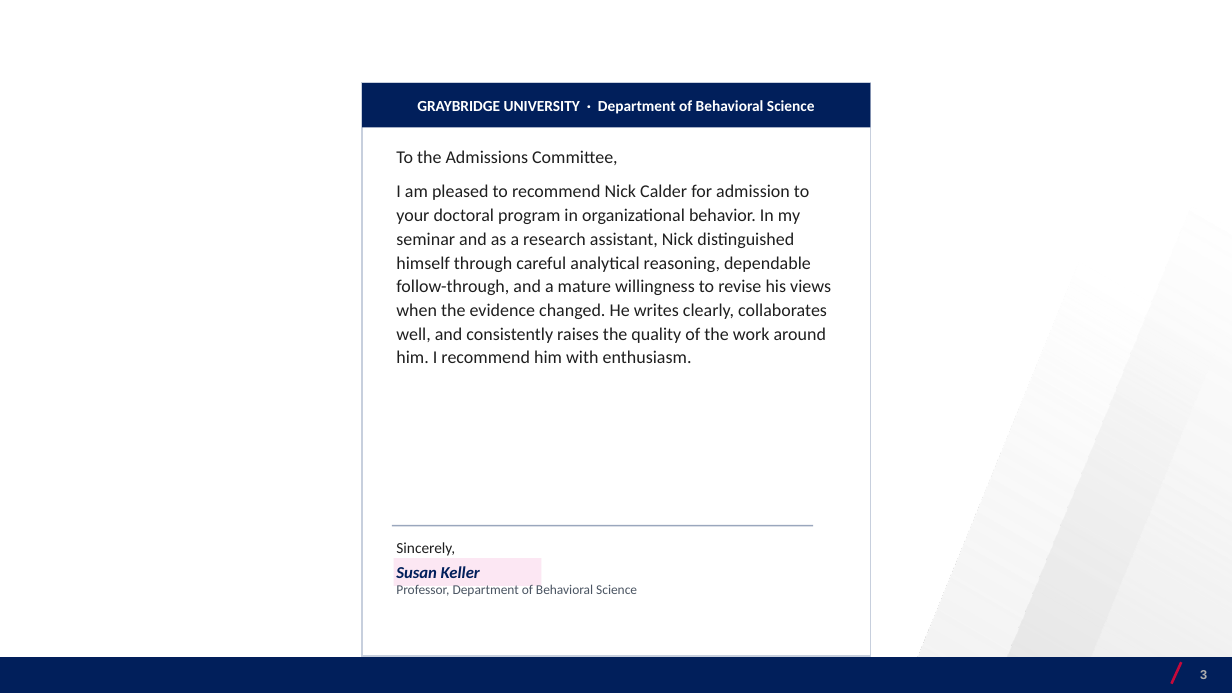
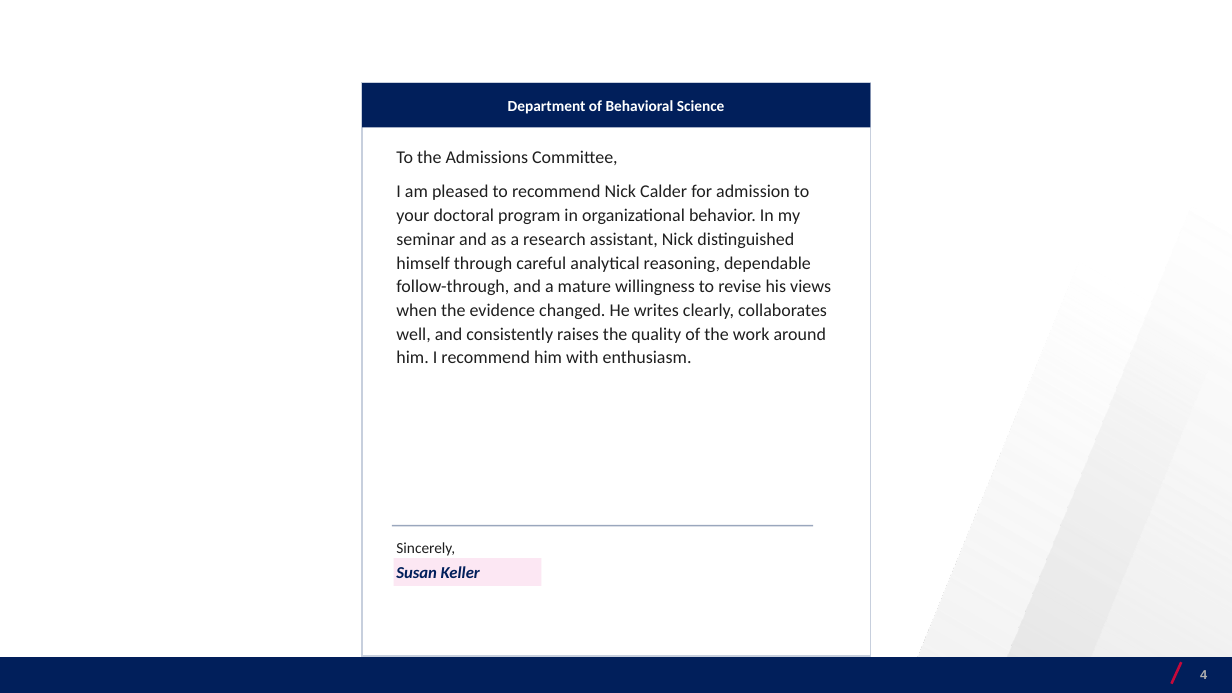
Before and after one commit to josecerv/sponsorship-network, a slide deck: slide 4 of docs/UChicago-0410.pptx (slide 3 before the commit). Drawn at 1232x693 pixels with LibreOffice and Linux fonts; fonts in the diff are those of the drawing; background and template pictures are left out. Boxes give left, top, right and bottom in pixels: in the first picture for what was removed or moved away, otherwise in the second. Text is boxed around its words. In the diff, an @@ line names an element or a change of style, - is before the commit and + after.

```diff
--- a/docs/UChicago-0410.pptx
+++ b/docs/UChicago-0410.pptx
@@ text in rectangle at [508,100,725,114]: text changed @@
-GRAYBRIDGE UNIVERSITY · Department of Behavioral Science
+Department of Behavioral Science
@@ text at [396,584,637,596]: paragraph removed @@
-Professor, Department of Behavioral Science
@@ page number at [1200,670,1207,679]: text changed @@
-3
+4
```
Also in this commit, not shown: 14 other slides changed, 2 slides added, 2 slides removed, 18 other files.
